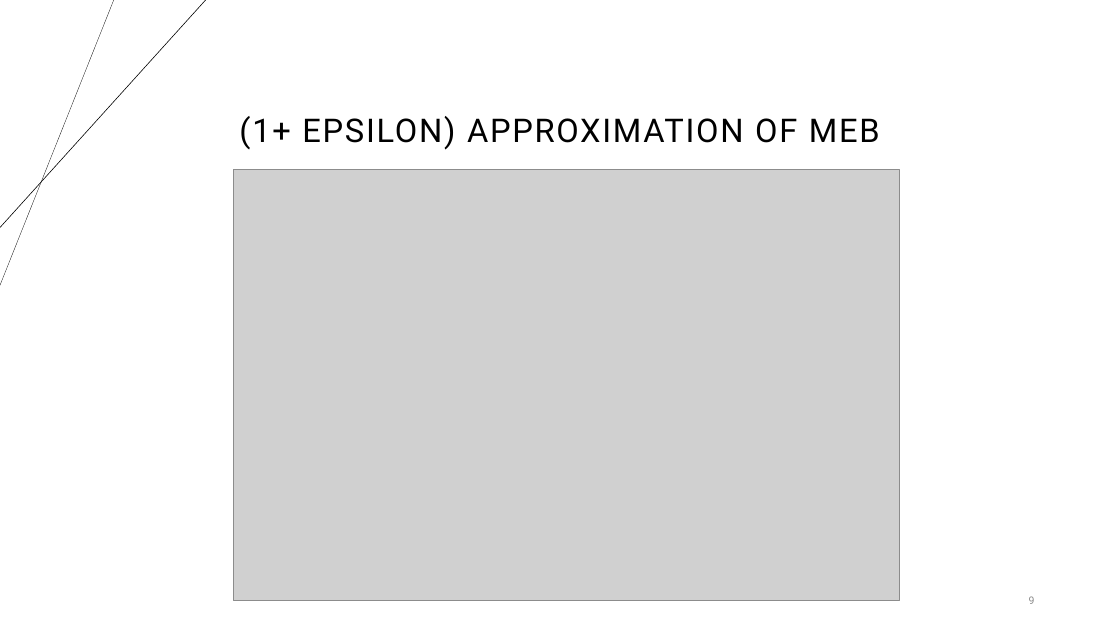
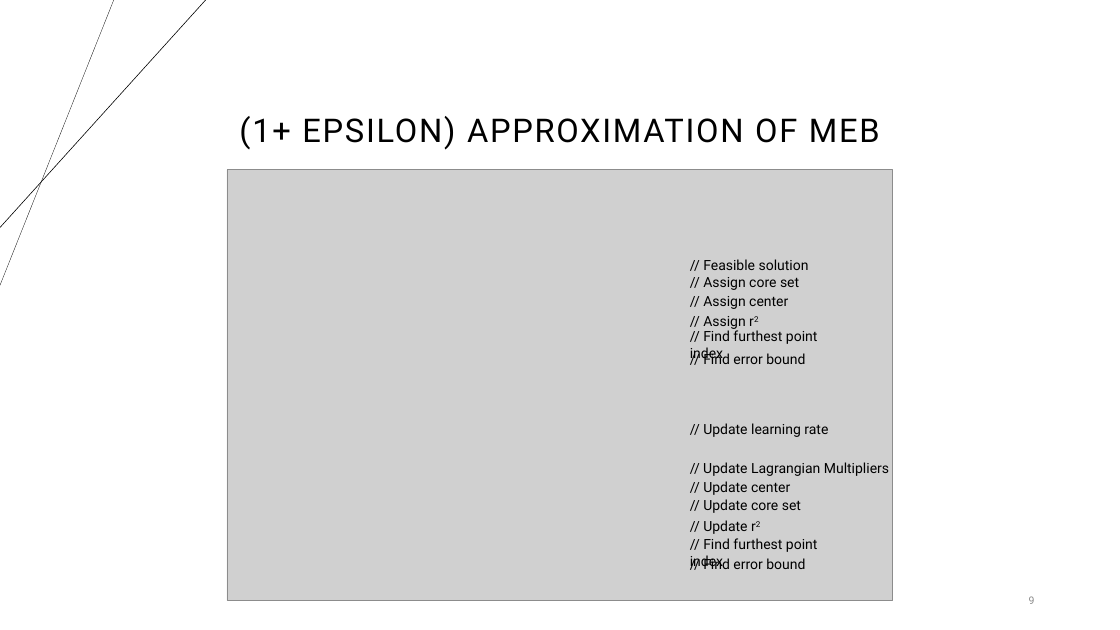
Before and after one commit to suleymanerim1/MEB_FrankWolfe_Optimization, a slide deck: slide 9 of Theory/Minimum Enclosing Ball for FW.pptx. Drawn at 1120x630 pixels with LibreOffice and Linux fonts; fonts in the diff are those of the drawing; grey boxes stand for pictures. Boxes give left, top, right and bottom in pixels: in the first picture for what was removed or moved away, otherwise in the second. Text is boxed around its words. In the diff, an @@ line names an element or a change of style, - is before the commit and + after.

Commit message:
Update presentation
Minor changes of typing in formulas, Yildirim algorithm explanations added.

```diff
--- a/Theory/Minimum Enclosing Ball for FW.pptx
+++ b/Theory/Minimum Enclosing Ball for FW.pptx
@@ picture: place and size @@
-picture at (234, 170, 900, 601)
+picture at (227, 170, 893, 601)
@@ text added at (703, 259, 809, 270), 12 pt, text #000000 @@
+// Feasible solution
@@ text added at (703, 277, 799, 290), 12 pt, text #000000 @@
+// Assign core set
@@ text added at (703, 296, 788, 309), 12 pt, text #000000 @@
+// Assign center
@@ text added at (690, 328, 818, 362), 12 pt, text #000000 @@
+// Find furthest point index
@@ text added at (703, 316, 745, 329), 12 pt, text #000000 @@
+// Assign r2
@@ text added at (703, 351, 805, 364), 12 pt, text #000000 @@
+// Find error bound
@@ text added at (703, 423, 828, 437), 12 pt, text #000000 @@
+// Update learning rate
@@ text added at (703, 462, 889, 476), 12 pt, text #000000 @@
+// Update Lagrangian Multipliers
@@ text added at (703, 481, 790, 495), 12 pt, text #000000 @@
+// Update center
@@ text added at (703, 499, 801, 513), 12 pt, text #000000 @@
+// Update core set
@@ text added at (690, 538, 818, 570), 12 pt, text #000000 @@
+// Find furthest point index
@@ text added at (703, 520, 747, 534), 12 pt, text #000000 @@
+// Update r2
@@ text added at (703, 556, 805, 569), 12 pt, text #000000 @@
+// Find error bound
```
